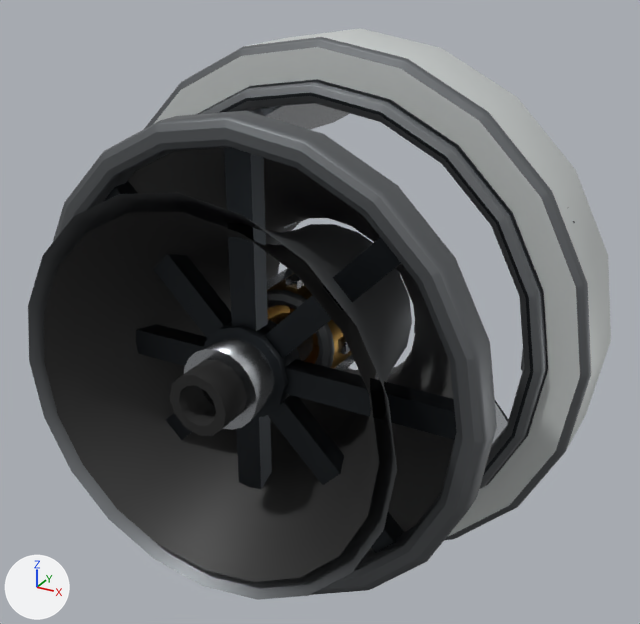
The Blender file Assets/Game/Art/Models/_Source~/components/props/device_nozzle.blend, before and after one commit.
Rendered twice from a 50 mm lens placed at (0.1258, -0.2383, 0.1156), pointed at (-0.0005, -0.0085, 0.0008). Arrows for +X, +Y and +Z are at lower left; the lights stay in place. The picture after the commit comes second.

Before the edit, the objects in view are built like this:
```python
ob_mesh_devicenozzle_bell = bpy.data.objects.new('Mesh_DeviceNozzle_Bell', me_mesh_devicenozzle_bell)
ob_mesh_devicenozzle_bell.location = (0.0, 0.0, 0.0)
ob_mesh_devicenozzle_bore = bpy.data.objects.new('Mesh_DeviceNozzle_Bore', me_mesh_devicenozzle_bore)
ob_mesh_devicenozzle_bore.location = (0.0, 0.0, 0.0)
ob_mesh_devicenozzle_irisring = bpy.data.objects.new('Mesh_DeviceNozzle_IrisRing', me_mesh_devicenozzle_irisring)
ob_mesh_devicenozzle_irisring.location = (0.0, 0.0, 0.0)
# also in view: 'Mesh_DeviceNozzle_IrisLeaf_5' at (-0.0351, 0.0275, 0.0605); 'Mesh_DeviceNozzle_Brass' at (0.0, -0.038, 0.0)
```
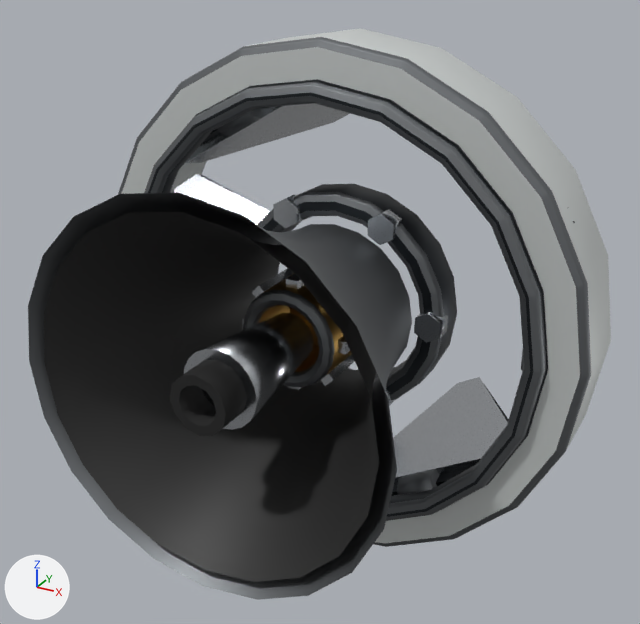
Where the change shows, as pixel boxes [x1, y1, x2, y2] in the pictures (640 x 624 px):
'Mesh_DeviceNozzle_Bore', deleted
    before: [52, 111, 497, 595]
    faces in mat_mat_metal_steel_worn (grey #7a7d80): [52, 111, 497, 595]
    faces in mat_mat_metal_steel_dark (dark grey #3a3e42): [103, 147, 457, 553]
    faces in mat_mat_neutral_panel_grey (dark grey #606060): [128, 148, 454, 550]
'Mesh_DeviceNozzle_IrisLeaf_2', unchanged, uncovered by the edit
    before: [492, 400, 509, 444]
    after: [391, 377, 509, 496]
'Mesh_DeviceNozzle_IrisLeaf_5', unchanged, uncovered by the edit
    before: [251, 103, 350, 130]
    after: [185, 103, 350, 163]
'Mesh_DeviceNozzle_IrisLeaf_4', unchanged, uncovered by the edit
    after: [173, 174, 270, 224]

The change in detail:
Object 'Mesh_DeviceNozzle_Bore' (ob_mesh_devicenozzle_bore) is deleted.
